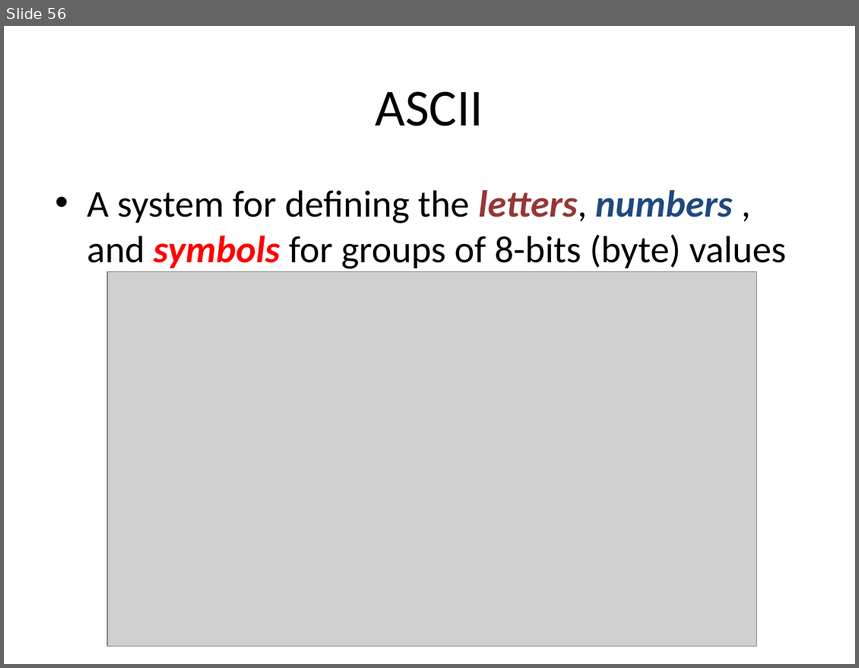
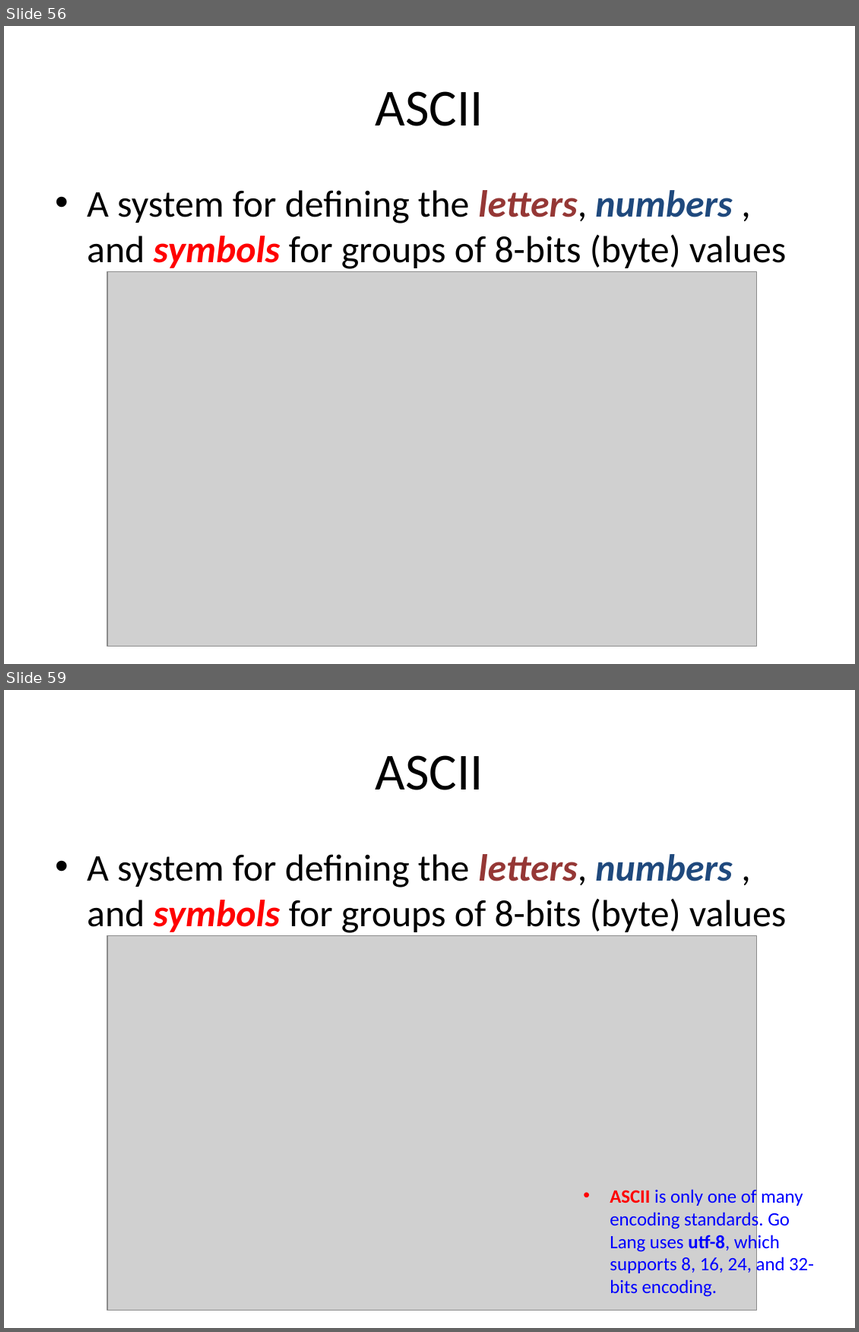
Before and after one commit to xiliax/go-lang-programming, a slide deck: doc/Go-Lang-Programming.pptx. Shown one above the other, each under a label of ours: slide 56 before the commit, slides 56 and 59 after it; the slides between them are not shown. The pictures are 859x668 and 859x1332 pixels, drawn with LibreOffice and Linux fonts; fonts in the diff are those of the drawing; grey boxes stand for pictures. Boxes give left, top, right and bottom in pixels: in the first picture for what was removed or moved away, otherwise in the second. Text is boxed around its words. In the diff, an @@ line names an element or a change of style, - is before the commit and + after.

```diff
--- a/doc/Go-Lang-Programming.pptx
+++ b/doc/Go-Lang-Programming.pptx
@@ slide 59 added at (x1=4, y1=690, x2=855, y2=1328), background #FFFFFF @@
@@ title added at (x1=376, y1=755, x2=484, y2=790), 44 pt, text #000000 @@
+ASCII
@@ text added at (x1=87, y1=854, x2=786, y2=933), 32 pt, text #000000 @@
+• A system for defining the letters, numbers , and symbols for groups of 8-bits (byte) values
@@ picture added at (x1=107, y1=936, x2=756, y2=1310) @@
@@ text added at (x1=610, y1=1188, x2=814, y2=1297), 16 pt, text #0000FF @@
+• ASCII is only one of many encoding standards. Go Lang uses utf-8, which supports 8, 16, 24, and 32-bits encoding.
```
Also in this commit, not shown: 6 slides changed, 13 other slides added, 20 other files.
